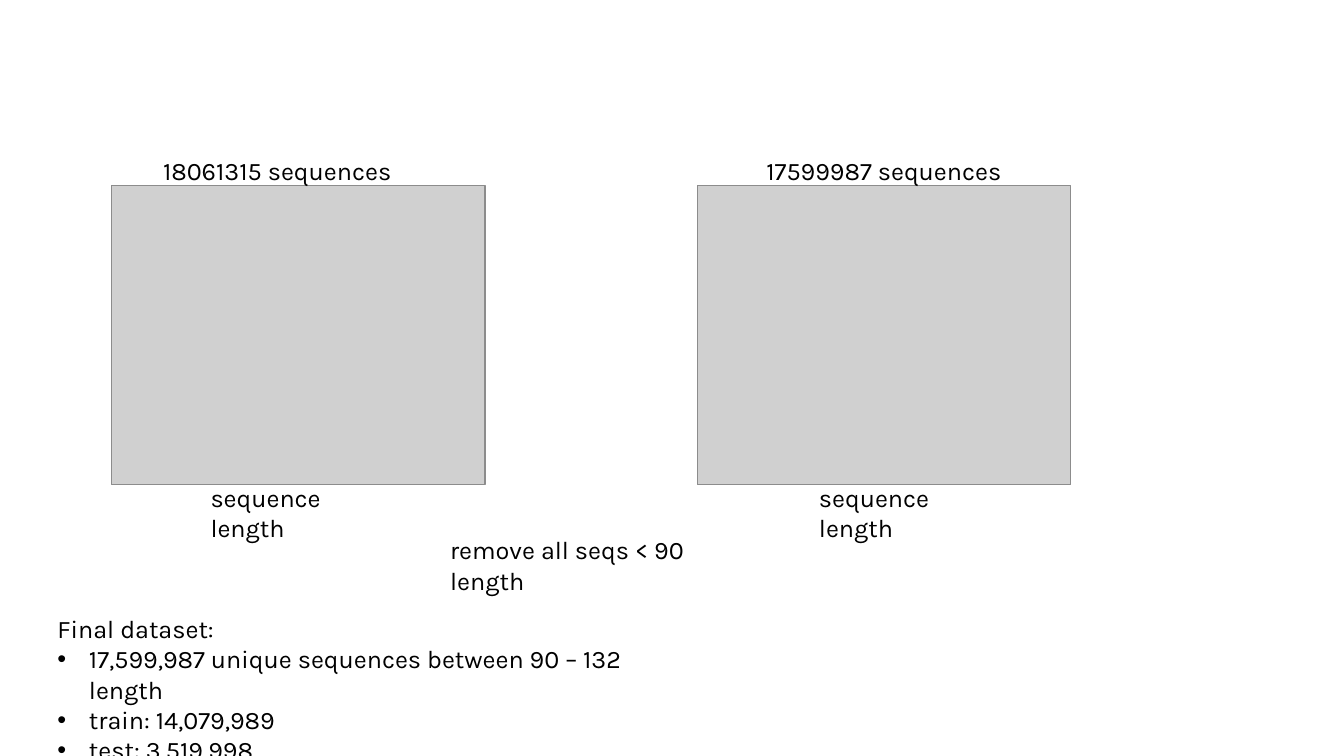
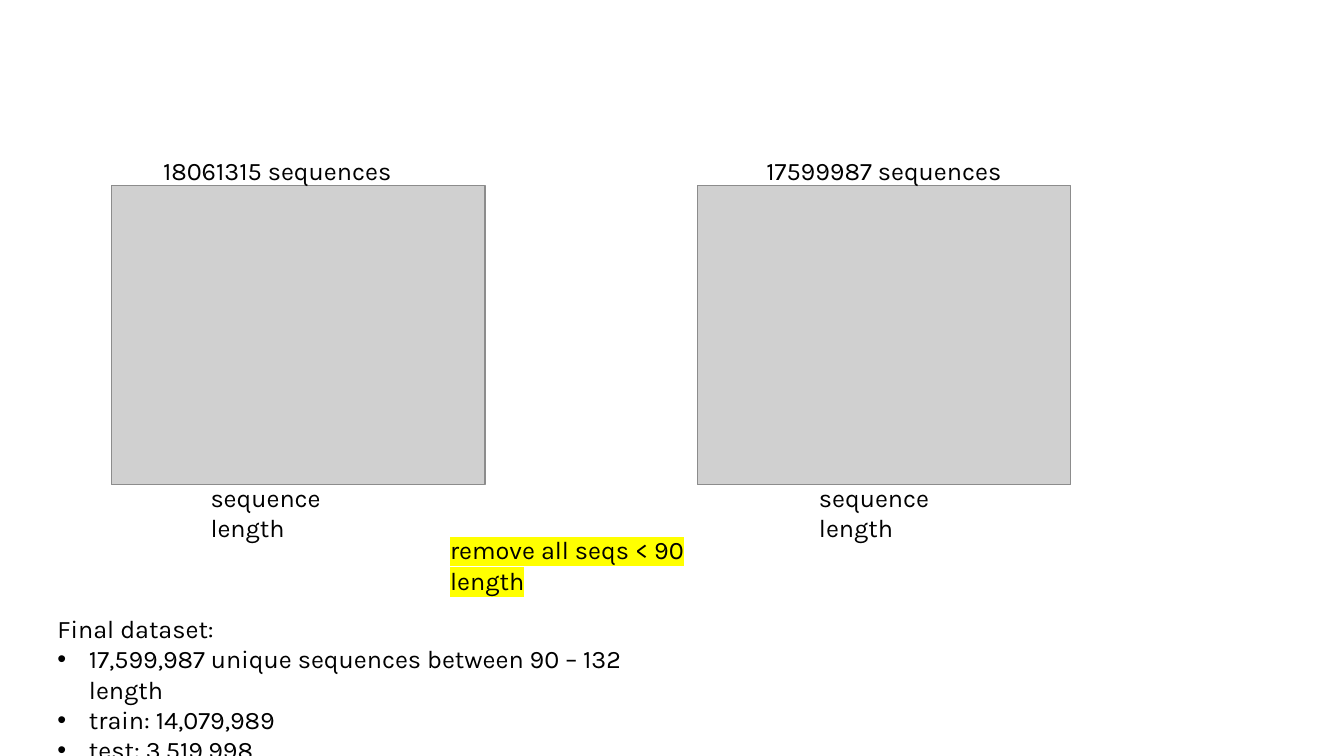
Before and after one commit to planaria158/BERT, a slide deck: slide 3 of Experiments.pptx. Drawn at 1344x756 pixels with LibreOffice and Linux fonts; fonts in the diff are those of the drawing; grey boxes stand for pictures. Boxes give left, top, right and bottom in pixels: in the first picture for what was removed or moved away, otherwise in the second. Text is boxed around its words. In the diff, an @@ line names an element or a change of style, - is before the commit and + after.

```diff
--- a/Experiments.pptx
+++ b/Experiments.pptx
@@ text "remove all seqs < 90 ..." at (x1=450, y1=541, x2=684, y2=596): highlight none to #FFFF00 @@
```
Also in this commit, not shown: 2 other slides changed.
